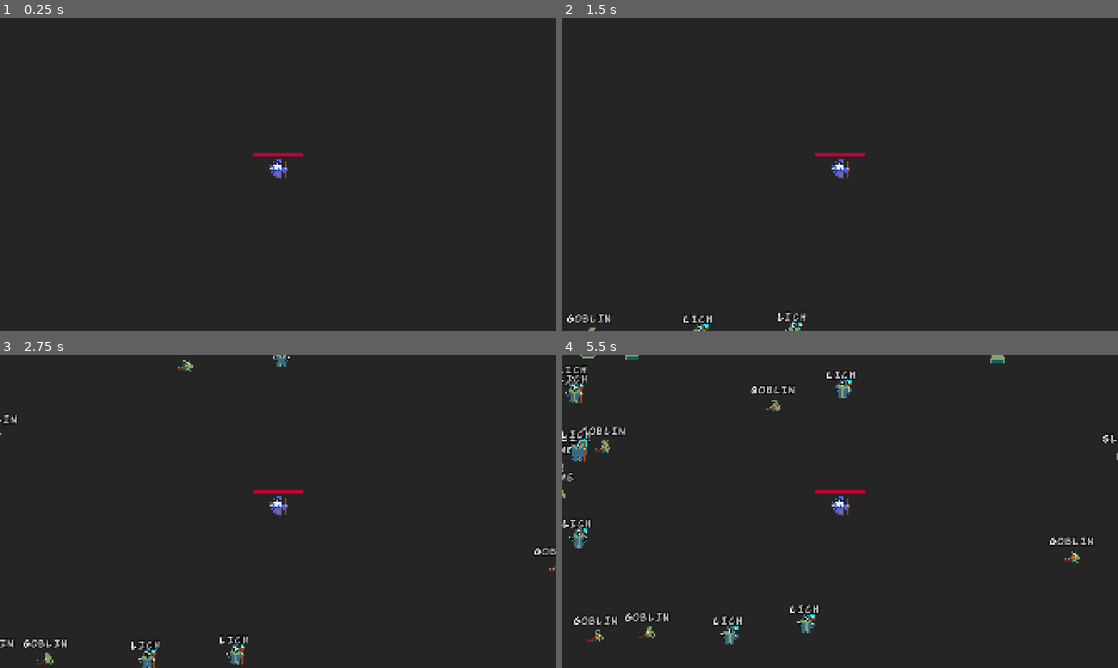
Above: before the commit, frames 1-4 (two rows, left to right).
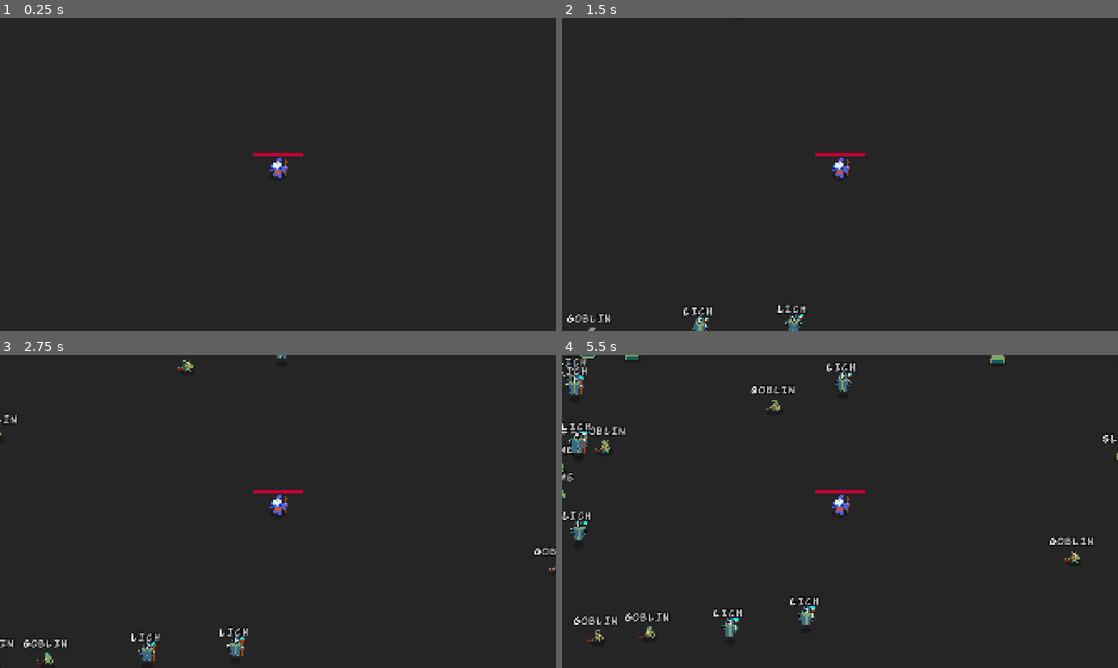
Above: after the commit, the same moments.

Repository: sixrobin/TypingGame
Game: Godot game, scene res://game.tscn
Two runs of this game, one before a commit and one after it. Both use one fixed random seed, a clock stepped at 60 frames per second and the inputs below.
Inputs:
- Up to frame 1 (0.25 s): no input
- Up to frame 2 (1.5 s): tap Enter at 0.5 s
- Up to frame 3 (2.75 s): no input
- Up to frame 4 (5.5 s): no input

The runs differ from the first frame. In frame 1, less than 0.1% of the frame differs, in the area x 48-52%, y 44-52%; in frame 2, 0.6%; in frame 3, 0.8%; in frame 4, 2.1%, in the area x 0-53%, y 0-93%.

Commit message:
Blob shadows

Diff:
--- a/TypingGame/game.tscn
+++ b/TypingGame/game.tscn
@@ -9,6 +9,7 @@
 script = ExtResource("1_80nbo")
 
 [node name="Ground" type="ColorRect" parent="." unique_id=911302226]
+z_index = -10
 offset_left = -1445.0
 offset_top = -835.0
 offset_right = 1485.0
--- /dev/null
+++ b/TypingGame/prefabs/blob_shadow.tscn
@@ -0,0 +1,9 @@
+[gd_scene load_steps=2 format=3 uid="uid://33tlwt4asrgt"]
+
+[ext_resource type="Texture2D" uid="uid://db1yeumynoxgc" path="res://textures/white_circle_64.png" id="1_4xevt"]
+
+[node name="BlobShadow" type="Sprite2D" unique_id=857167513]
+self_modulate = Color(0, 0, 0, 0.28235295)
+z_index = -1
+scale = Vector2(0.6875, 0.40625)
+texture = ExtResource("1_4xevt")
--- a/TypingGame/prefabs/demon.tscn
+++ b/TypingGame/prefabs/demon.tscn
@@ -1,9 +1,10 @@
-[gd_scene load_steps=6 format=3 uid="uid://c8gr5yv106nep"]
+[gd_scene load_steps=7 format=3 uid="uid://c8gr5yv106nep"]
 
 [ext_resource type="Script" uid="uid://yanilpgem8m1" path="res://scripts/enemy.gd" id="1_jg002"]
 [ext_resource type="Script" uid="uid://dvlp4dn3c5y4w" path="res://scripts/shake.gd" id="2_4ginn"]
 [ext_resource type="Texture2D" uid="uid://cv83byyc4cgay" path="res://textures/monsters.png" id="3_bl6dq"]
 [ext_resource type="PackedScene" uid="uid://dmo4cwbu7k01v" path="res://prefabs/typed_text.tscn" id="4_d7vdu"]
+[ext_resource type="PackedScene" uid="uid://33tlwt4asrgt" path="res://prefabs/blob_shadow.tscn" id="5_4ginn"]
 
 [sub_resource type="CircleShape2D" id="CircleShape2D_l1iws"]
 radius = 26.476404
@@ -43,3 +44,7 @@
 
 [node name="CollisionShape2D" type="CollisionShape2D" parent="Area2D" unique_id=489076669]
 shape = SubResource("CircleShape2D_l1iws")
+
+[node name="BlobShadow" parent="." unique_id=857167513 instance=ExtResource("5_4ginn")]
+position = Vector2(0, 14)
+scale = Vector2(1.6249999, 0.75000006)
--- a/TypingGame/prefabs/goblin.tscn
+++ b/TypingGame/prefabs/goblin.tscn
@@ -1,9 +1,10 @@
-[gd_scene load_steps=6 format=3 uid="uid://wjar6ki5p0yt"]
+[gd_scene load_steps=7 format=3 uid="uid://wjar6ki5p0yt"]
 
 [ext_resource type="Texture2D" uid="uid://cv83byyc4cgay" path="res://textures/monsters.png" id="1_6hdmo"]
 [ext_resource type="Script" uid="uid://yanilpgem8m1" path="res://scripts/enemy.gd" id="1_yfuqp"]
 [ext_resource type="PackedScene" uid="uid://dmo4cwbu7k01v" path="res://prefabs/typed_text.tscn" id="2_6rv1i"]
 [ext_resource type="Script" uid="uid://dvlp4dn3c5y4w" path="res://scripts/shake.gd" id="2_l1iws"]
+[ext_resource type="PackedScene" uid="uid://33tlwt4asrgt" path="res://prefabs/blob_shadow.tscn" id="5_krgjl"]
 
 [sub_resource type="CircleShape2D" id="CircleShape2D_l1iws"]
 radius = 12.0415945
@@ -40,3 +41,7 @@
 
 [node name="CollisionShape2D" type="CollisionShape2D" parent="Area2D" unique_id=489076669]
 shape = SubResource("CircleShape2D_l1iws")
+
+[node name="BlobShadow" parent="." unique_id=857167513 instance=ExtResource("5_krgjl")]
+position = Vector2(0, 1.9999999)
+scale = Vector2(0.875, 0.51704544)
--- a/TypingGame/prefabs/level.tscn
+++ b/TypingGame/prefabs/level.tscn
@@ -24,4 +24,4 @@
 anchor_right = 1.0
 offset_bottom = 13.0
 grow_horizontal = 2
-color = Color(0.85436195, 0.36058667, 0.5453347, 1)
+color = Color(0.07268611, 0.34830797, 1, 1)
--- a/TypingGame/prefabs/lich.tscn
+++ b/TypingGame/prefabs/lich.tscn
@@ -1,9 +1,10 @@
-[gd_scene load_steps=6 format=3 uid="uid://ctyx3asr538qa"]
+[gd_scene load_steps=7 format=3 uid="uid://ctyx3asr538qa"]
 
 [ext_resource type="Script" uid="uid://yanilpgem8m1" path="res://scripts/enemy.gd" id="1_vmc1r"]
 [ext_resource type="Script" uid="uid://dvlp4dn3c5y4w" path="res://scripts/shake.gd" id="2_eruet"]
 [ext_resource type="Texture2D" uid="uid://cv83byyc4cgay" path="res://textures/monsters.png" id="3_1pr0k"]
 [ext_resource type="PackedScene" uid="uid://dmo4cwbu7k01v" path="res://prefabs/typed_text.tscn" id="4_iyvrs"]
+[ext_resource type="PackedScene" uid="uid://33tlwt4asrgt" path="res://prefabs/blob_shadow.tscn" id="5_eruet"]
 
 [sub_resource type="CircleShape2D" id="CircleShape2D_l1iws"]
 radius = 12.0415945
@@ -18,6 +19,7 @@
 
 [node name="Sprite2D" type="Sprite2D" parent="Shake" unique_id=394860351]
 texture_filter = 1
+position = Vector2(0, -27)
 scale = Vector2(2.2399988, 2.2399988)
 texture = ExtResource("3_1pr0k")
 offset = Vector2(0, -9.655)
@@ -29,9 +31,9 @@
 anchor_right = 0.0
 anchor_bottom = 0.0
 offset_left = -8.0
-offset_top = -82.0
+offset_top = -109.0
 offset_right = 8.0
-offset_bottom = -66.0
+offset_bottom = -93.0
 grow_horizontal = 1
 grow_vertical = 1
 
@@ -40,3 +42,7 @@
 
 [node name="CollisionShape2D" type="CollisionShape2D" parent="Area2D" unique_id=489076669]
 shape = SubResource("CircleShape2D_l1iws")
+
+[node name="BlobShadow" parent="." unique_id=857167513 instance=ExtResource("5_eruet")]
+position = Vector2(0, 1.9999999)
+scale = Vector2(0.59375, 0.35085228)
--- a/TypingGame/prefabs/player.tscn
+++ b/TypingGame/prefabs/player.tscn
@@ -1,7 +1,8 @@
-[gd_scene load_steps=6 format=3 uid="uid://dwkao3c2i0ydt"]
+[gd_scene load_steps=7 format=3 uid="uid://dwkao3c2i0ydt"]
 
 [ext_resource type="Script" uid="uid://cpwms2bqa8k0x" path="res://scripts/player.gd" id="1_7q5f6"]
 [ext_resource type="Texture2D" uid="uid://xomyuna5t0cu" path="res://textures/rogues.png" id="2_7q5f6"]
+[ext_resource type="PackedScene" uid="uid://33tlwt4asrgt" path="res://prefabs/blob_shadow.tscn" id="3_r66lb"]
 
 [sub_resource type="CircleShape2D" id="CircleShape2D_feb5d"]
 radius = 19.235384
@@ -17,6 +18,7 @@
 
 [node name="Sprite2D" type="Sprite2D" parent="." unique_id=1974650128]
 texture_filter = 1
+position = Vector2(0, -3)
 scale = Vector2(2.24, 2.24)
 texture = ExtResource("2_7q5f6")
 offset = Vector2(1.355, -7.985)
@@ -27,6 +29,10 @@
 
 [node name="CollisionShape2D" type="CollisionShape2D" parent="Area2D" unique_id=442891090]
 shape = SubResource("CircleShape2D_feb5d")
+
+[node name="BlobShadow" parent="." unique_id=857167513 instance=ExtResource("3_r66lb")]
+position = Vector2(0, 5.500001)
+scale = Vector2(0.9375, 0.48437503)
 
 [node name="ProgressBar" type="ProgressBar" parent="." unique_id=1980935706]
 offset_left = -85.0
--- a/TypingGame/prefabs/priest.tscn
+++ b/TypingGame/prefabs/priest.tscn
@@ -1,9 +1,10 @@
-[gd_scene load_steps=6 format=3 uid="uid://bfk0ttn2vl4p3"]
+[gd_scene load_steps=7 format=3 uid="uid://bfk0ttn2vl4p3"]
 
 [ext_resource type="Script" uid="uid://yanilpgem8m1" path="res://scripts/enemy.gd" id="1_rpvqo"]
 [ext_resource type="Script" uid="uid://dvlp4dn3c5y4w" path="res://scripts/shake.gd" id="2_l21po"]
 [ext_resource type="Texture2D" uid="uid://cv83byyc4cgay" path="res://textures/monsters.png" id="3_g01uv"]
 [ext_resource type="PackedScene" uid="uid://dmo4cwbu7k01v" path="res://prefabs/typed_text.tscn" id="4_qi5ql"]
+[ext_resource type="PackedScene" uid="uid://33tlwt4asrgt" path="res://prefabs/blob_shadow.tscn" id="5_l21po"]
 
 [sub_resource type="CircleShape2D" id="CircleShape2D_l1iws"]
 radius = 12.0415945
@@ -40,3 +41,7 @@
 
 [node name="CollisionShape2D" type="CollisionShape2D" parent="Area2D" unique_id=489076669]
 shape = SubResource("CircleShape2D_l1iws")
+
+[node name="BlobShadow" parent="." unique_id=857167513 instance=ExtResource("5_l21po")]
+position = Vector2(0, 1.9999999)
+scale = Vector2(0.875, 0.51704544)
--- a/TypingGame/prefabs/skeleton.tscn
+++ b/TypingGame/prefabs/skeleton.tscn
@@ -1,9 +1,10 @@
-[gd_scene load_steps=6 format=3 uid="uid://c6utmlif4aj5u"]
+[gd_scene load_steps=7 format=3 uid="uid://c6utmlif4aj5u"]
 
 [ext_resource type="Script" uid="uid://yanilpgem8m1" path="res://scripts/enemy.gd" id="1_k4sl6"]
 [ext_resource type="Script" uid="uid://dvlp4dn3c5y4w" path="res://scripts/shake.gd" id="2_a8mcj"]
 [ext_resource type="Texture2D" uid="uid://cv83byyc4cgay" path="res://textures/monsters.png" id="3_2rcro"]
 [ext_resource type="PackedScene" uid="uid://dmo4cwbu7k01v" path="res://prefabs/typed_text.tscn" id="4_a3gob"]
+[ext_resource type="PackedScene" uid="uid://33tlwt4asrgt" path="res://prefabs/blob_shadow.tscn" id="5_a8mcj"]
 
 [sub_resource type="CircleShape2D" id="CircleShape2D_l1iws"]
 radius = 12.0415945
@@ -18,6 +19,7 @@
 
 [node name="Sprite2D" type="Sprite2D" parent="Shake" unique_id=394860351]
 texture_filter = 1
+position = Vector2(-3, -3)
 scale = Vector2(2.2399988, 2.2399988)
 texture = ExtResource("3_2rcro")
 offset = Vector2(0, -9.655)
@@ -40,3 +42,7 @@
 
 [node name="CollisionShape2D" type="CollisionShape2D" parent="Area2D" unique_id=489076669]
 shape = SubResource("CircleShape2D_l1iws")
+
+[node name="BlobShadow" parent="." unique_id=857167513 instance=ExtResource("5_a8mcj")]
+position = Vector2(0, 1.9999999)
+scale = Vector2(0.68750006, 0.40625003)
--- a/TypingGame/prefabs/slime.tscn
+++ b/TypingGame/prefabs/slime.tscn
@@ -1,9 +1,10 @@
-[gd_scene load_steps=6 format=3 uid="uid://70se7lrfye1"]
+[gd_scene load_steps=7 format=3 uid="uid://70se7lrfye1"]
 
 [ext_resource type="Script" uid="uid://yanilpgem8m1" path="res://scripts/enemy.gd" id="1_1n0fs"]
 [ext_resource type="Script" uid="uid://dvlp4dn3c5y4w" path="res://scripts/shake.gd" id="2_17sp8"]
 [ext_resource type="Texture2D" uid="uid://cv83byyc4cgay" path="res://textures/monsters.png" id="3_esvby"]
 [ext_resource type="PackedScene" uid="uid://dmo4cwbu7k01v" path="res://prefabs/typed_text.tscn" id="4_ciurr"]
+[ext_resource type="PackedScene" uid="uid://33tlwt4asrgt" path="res://prefabs/blob_shadow.tscn" id="5_17sp8"]
 
 [sub_resource type="CircleShape2D" id="CircleShape2D_l1iws"]
 radius = 12.0415945
@@ -40,3 +41,7 @@
 
 [node name="CollisionShape2D" type="CollisionShape2D" parent="Area2D" unique_id=489076669]
 shape = SubResource("CircleShape2D_l1iws")
+
+[node name="BlobShadow" parent="." unique_id=857167513 instance=ExtResource("5_17sp8")]
+position = Vector2(0, 1.9999999)
+scale = Vector2(1.03125, 0.375)
--- a/TypingGame/prefabs/spider.tscn
+++ b/TypingGame/prefabs/spider.tscn
@@ -1,9 +1,10 @@
-[gd_scene load_steps=6 format=3 uid="uid://byoiiqgua0jaa"]
+[gd_scene load_steps=7 format=3 uid="uid://byoiiqgua0jaa"]
 
 [ext_resource type="Script" uid="uid://yanilpgem8m1" path="res://scripts/enemy.gd" id="1_rmig8"]
 [ext_resource type="Script" uid="uid://dvlp4dn3c5y4w" path="res://scripts/shake.gd" id="2_pfl05"]
 [ext_resource type="Texture2D" uid="uid://cv83byyc4cgay" path="res://textures/monsters.png" id="3_5dwkk"]
 [ext_resource type="PackedScene" uid="uid://dmo4cwbu7k01v" path="res://prefabs/typed_text.tscn" id="4_7kcwl"]
+[ext_resource type="PackedScene" uid="uid://33tlwt4asrgt" path="res://prefabs/blob_shadow.tscn" id="5_pfl05"]
 
 [sub_resource type="CircleShape2D" id="CircleShape2D_l1iws"]
 radius = 12.0415945
@@ -19,6 +20,7 @@
 
 [node name="Sprite2D" type="Sprite2D" parent="Shake" unique_id=394860351]
 texture_filter = 1
+position = Vector2(0, 7)
 scale = Vector2(2.2399988, 2.2399988)
 texture = ExtResource("3_5dwkk")
 offset = Vector2(0, -9.655)
@@ -41,3 +43,7 @@
 
 [node name="CollisionShape2D" type="CollisionShape2D" parent="Area2D" unique_id=489076669]
 shape = SubResource("CircleShape2D_l1iws")
+
+[node name="BlobShadow" parent="." unique_id=857167513 instance=ExtResource("5_pfl05")]
+position = Vector2(0, 1.9999999)
+scale = Vector2(0.84375006, 0.375)
Binary file added: TypingGame/textures/white_circle_16.png
Not shown, added: TypingGame/textures/white_circle_16.png.import
Binary file added: TypingGame/textures/white_circle_256.png
Not shown, added: TypingGame/textures/white_circle_256.png.import
Binary file added: TypingGame/textures/white_circle_64.png
Not shown, added: TypingGame/textures/white_circle_64.png.import
